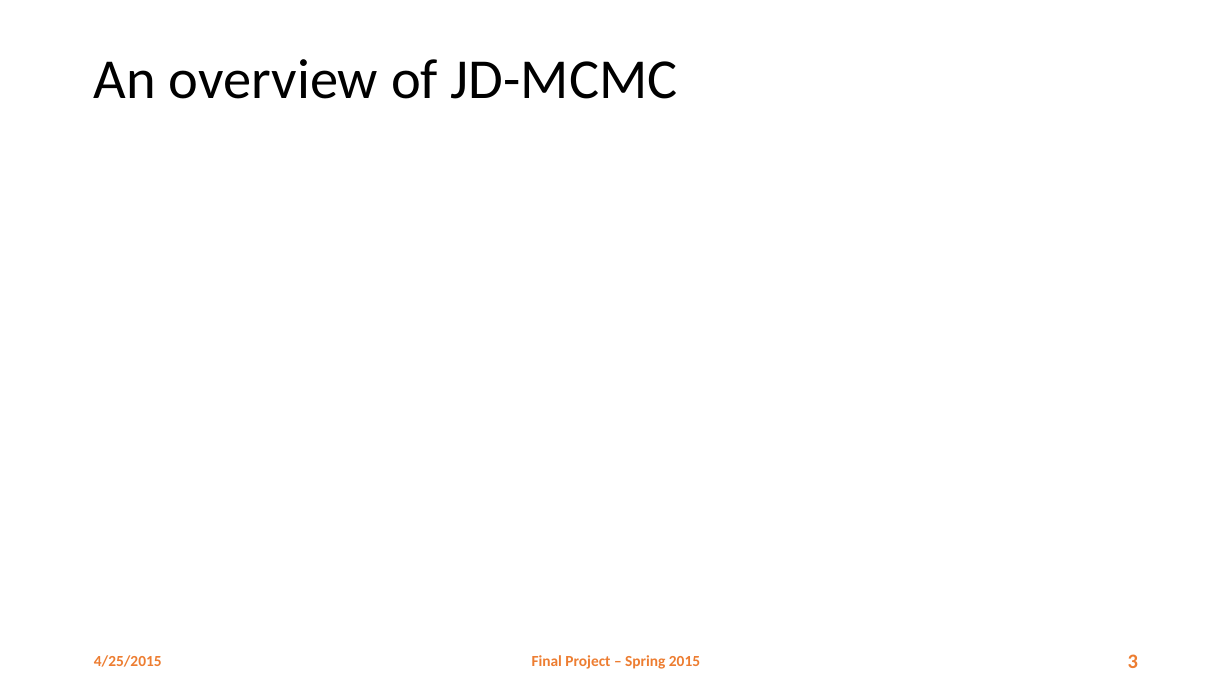
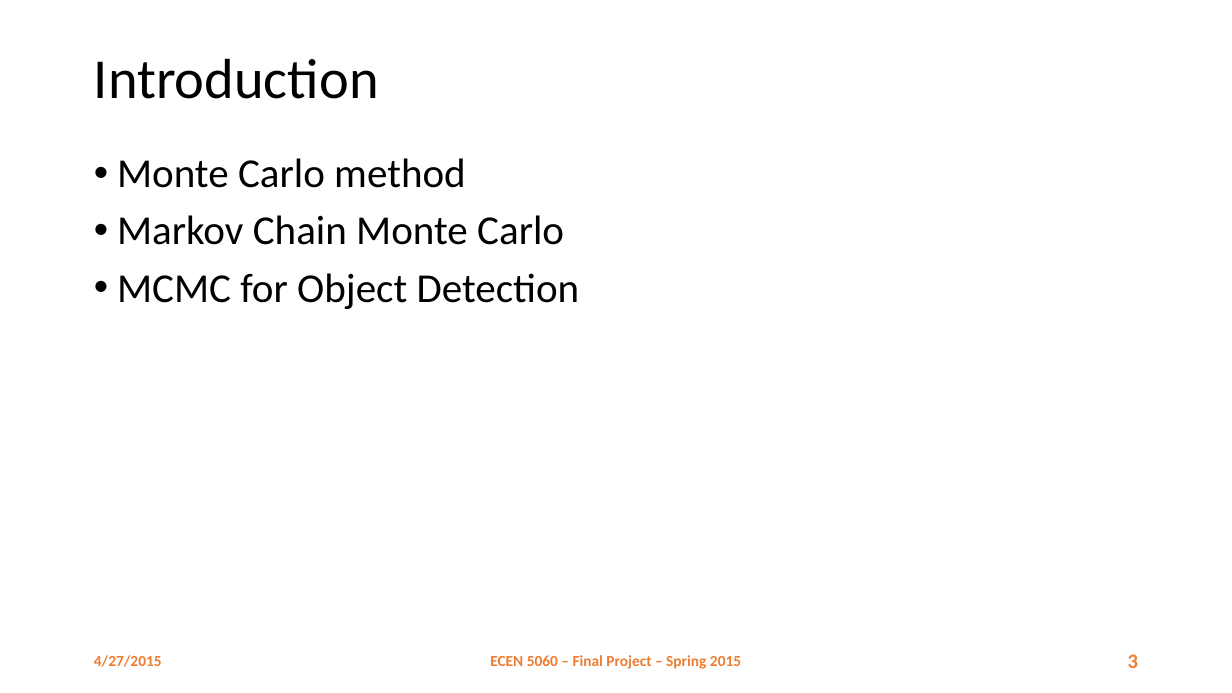
Before and after one commit to danhtuan/jdmcmc-mpi, a slide deck: slide 3 of report/Parallel MCMC.pptx. Drawn at 1232x693 pixels with LibreOffice and Linux fonts; fonts in the diff are those of the drawing; background and template pictures are left out. Boxes give left, top, right and bottom in pixels: in the first picture for what was removed or moved away, otherwise in the second. Text is boxed around its words. In the diff, an @@ line names an element or a change of style, - is before the commit and + after.

```diff
--- a/report/Parallel MCMC.pptx
+++ b/report/Parallel MCMC.pptx
@@ title at bbox=[94, 58, 379, 99]: text changed @@
-An overview of JD-MCMC
+Introduction
@@ text added at bbox=[117, 158, 580, 309], 32 pt, text #000000 @@
+• Monte Carlo method
+• Markov Chain Monte Carlo
+• MCMC for Object Detection
@@ text at bbox=[94, 655, 162, 667]: text changed @@
-4/25/2015
+4/27/2015
@@ text at bbox=[490, 655, 741, 669]: text changed @@
-Final Project – Spring 2015
+ECEN 5060 – Final Project – Spring 2015
```
Also in this commit, not shown: 2 other slides changed, 16 slides added.
